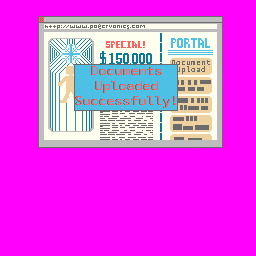
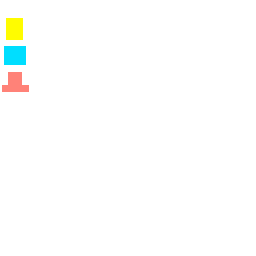
Revision of a layered 256x256 image; what changed, layer by layer:
hid group "Web" (6 layers) over [0, 0, 256, 256]
showed "collision map" (3rd of 3, in "Desktop"), painted on it over [0, 0, 256, 256]
showed "top bar" over [2, 1, 239, 40]
showed "icons" over [3, 13, 233, 91]
showed "Layer 1" over [0, 0, 240, 160]
